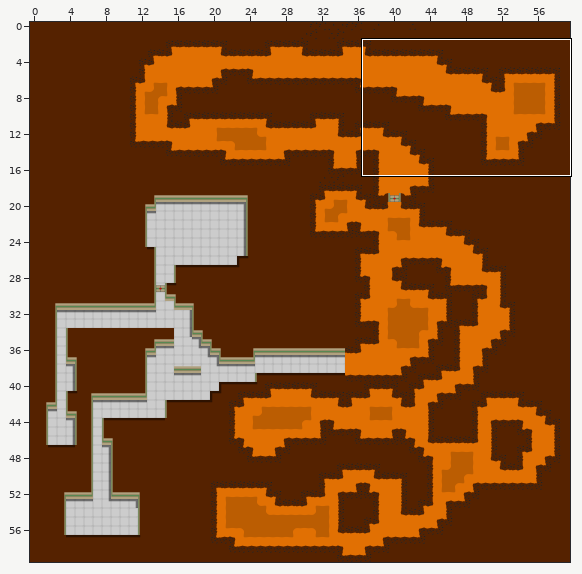
Two states of a Tiled map, core/assets/world/world03.tmx. Above: a wide view before the commit, with the close-up outlined.
Close-up. The starting point:
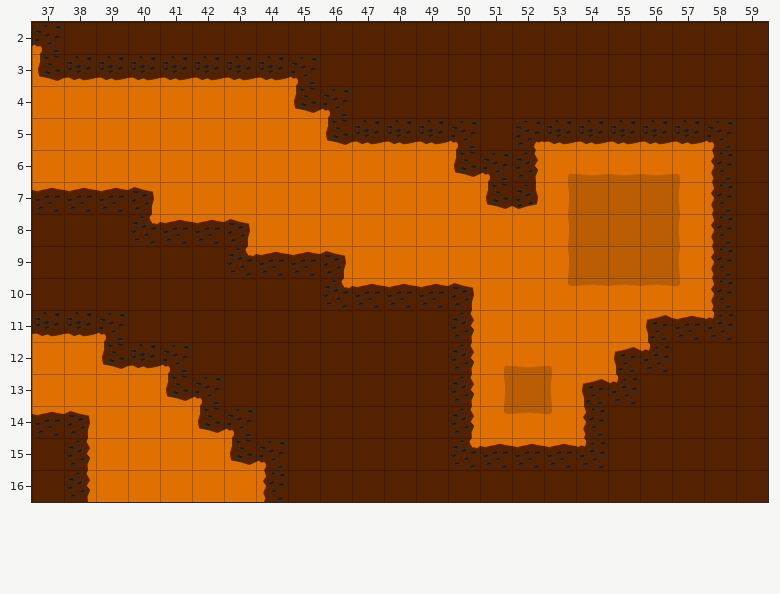
Cells are 64x64 px. Shown: x 37..59, y 2..16. The commit also changed other parts of the map, which this record leaves out.
Once edited:
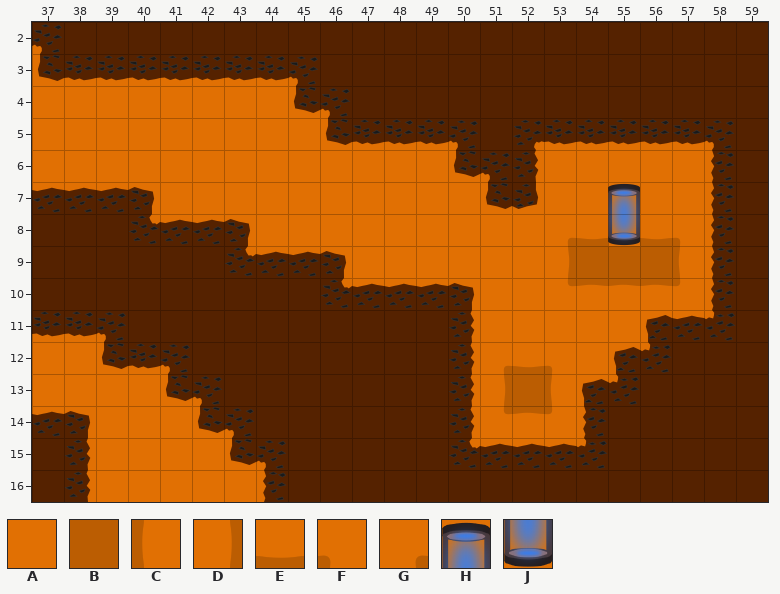
Key: from "world": A 0, B 1, C 5, D 6, E 8, F 10, G 11, H 67, J 68.
_ is an empty cell.
What changed:
Layer "world":
Tile B becomes tile A in row 7 at x 54 and 56.
Tile C becomes tile A in row 7 at x 57.
Tile D becomes tile A in row 7 at x 53.
Tile E becomes tile A in row 6 at x 54 to 56.
Tile F becomes tile A in row 6 at x 57.
Tile G becomes tile A in row 6 at x 53.
Tile B becomes tile E in row 8 at x 54 and 56.
Tile C becomes tile F in row 8 at x 57.
Tile D becomes tile G in row 8 at x 53.
Tile B becomes tile H in row 7 at x 55.
Tile B becomes tile J in row 8 at x 55.
Boxes around the changes in both close-ups, in picture pixels (x1, y1, x2, y2):
changed: (568, 173, 680, 246)
